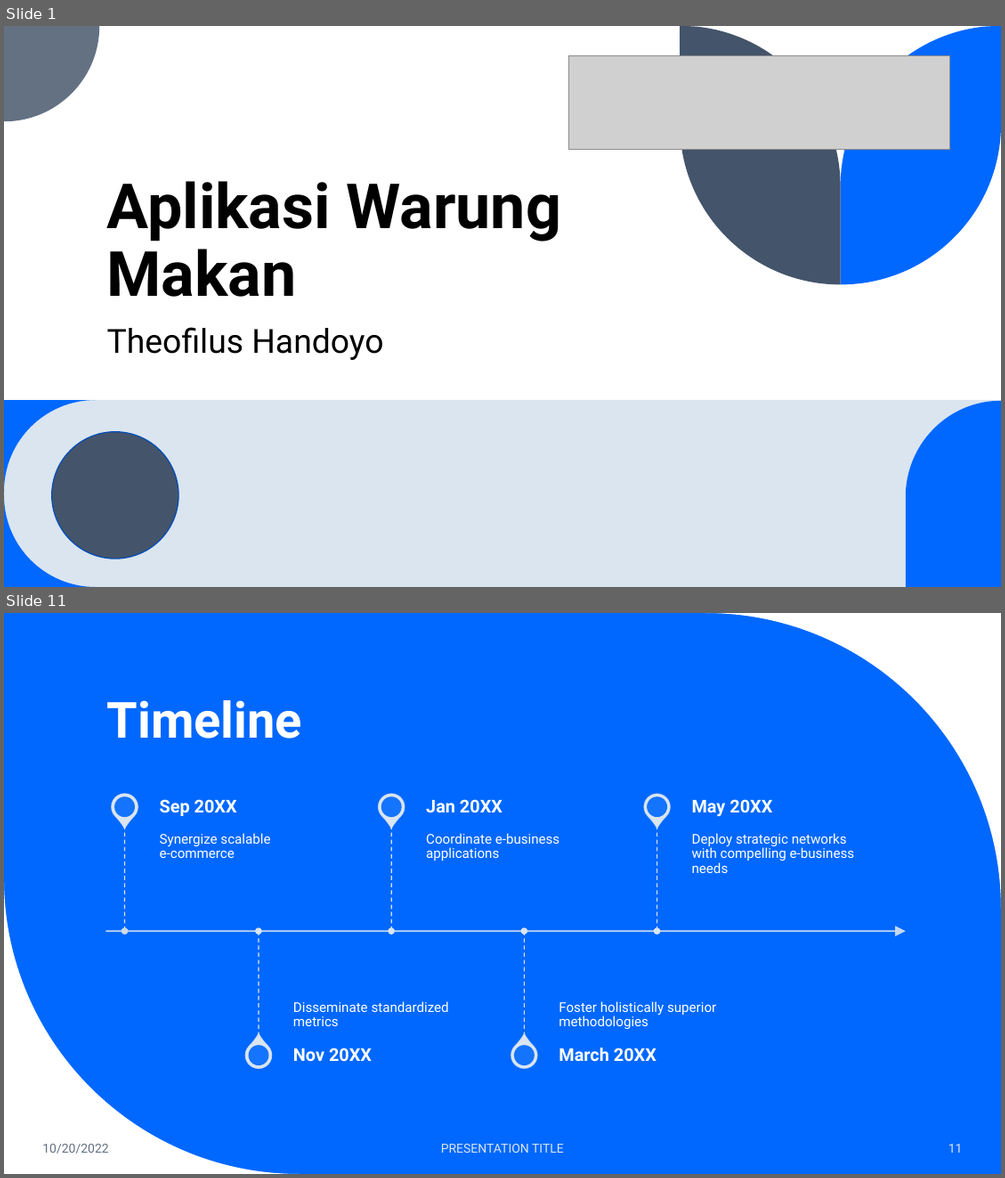
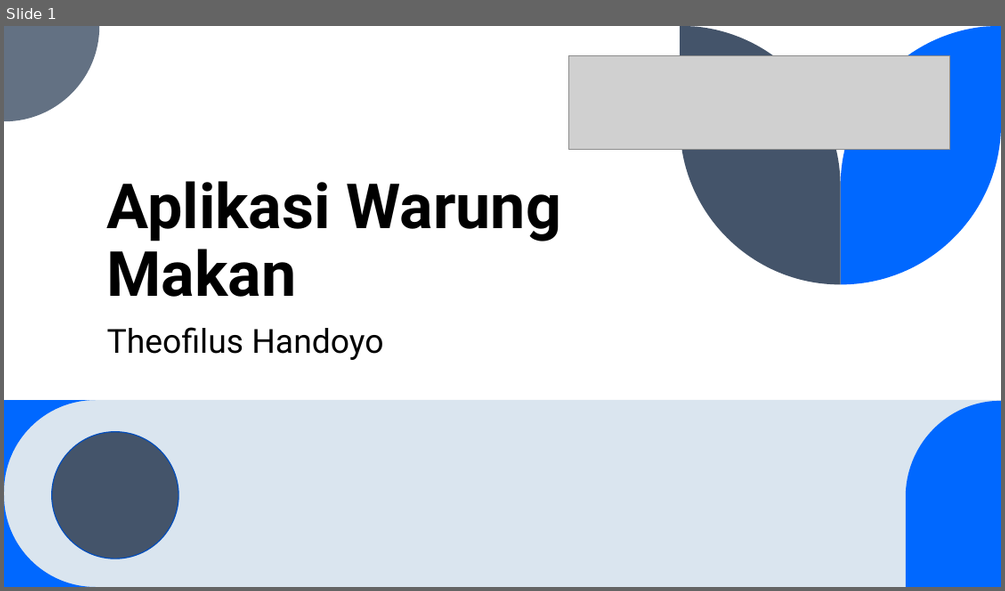
Before and after one commit to Theofilush/warung-makan, a slide deck: documentation/Aplikasi Warung Makan.pptx. Shown one above the other, each under a label of ours: slides 1 and 11 before the commit, slide 1 after it; the slides between them are not shown. The pictures are 1005x1178 and 1005x591 pixels, drawn with LibreOffice and Linux fonts; fonts in the diff are those of the drawing; grey boxes stand for pictures. Boxes give left, top, right and bottom in pixels: in the first picture for what was removed or moved away, otherwise in the second. Text is boxed around its words. In the diff, an @@ line names an element or a change of style, - is before the commit and + after.

```diff
--- a/documentation/Aplikasi Warung Makan.pptx
+++ b/documentation/Aplikasi Warung Makan.pptx
@@ slide 11 removed at box(4, 613, 1001, 1174), background #0068FF @@
@@ freeform shape removed at box(705, 613, 1001, 908) @@
@@ title removed at box(107, 700, 302, 738) @@
-Timeline
@@ freeform shape removed at box(4, 878, 299, 1174) @@
@@ group removed at box(105, 788, 906, 1074): 10 ellipses, 10 texts, 5 teardrops, 5 lines, 1 arrow @@
-Synergize scalable
-e-commerce
-Sep 20XX
-Disseminate standardized metrics
-Nov 20XX
-Coordinate e-business applications
-Jan 20XX
-Foster holistically superior methodologies
-March 20XX
-Deploy strategic networks with compelling e-business needs
-May 20XX
@@ text removed at box(42, 1143, 108, 1153) @@
-10/20/2022
@@ text removed at box(441, 1143, 564, 1152) @@
-PRESENTATION TITLE
@@ page number removed at box(948, 1143, 963, 1152) @@
-11
```
Also in this commit, not shown: 10 slides changed, 7 slides added, 3 other slides removed, 13 other files.
